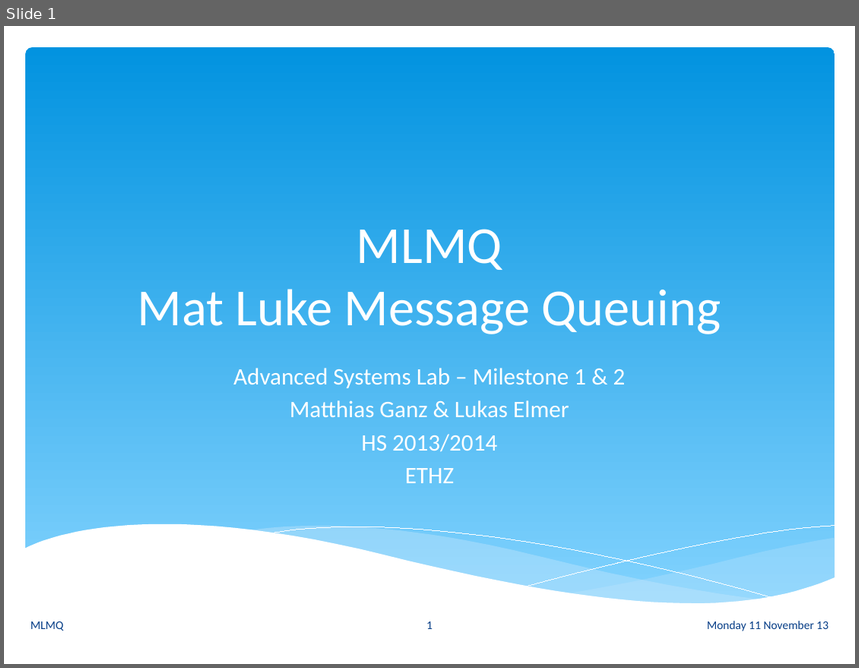
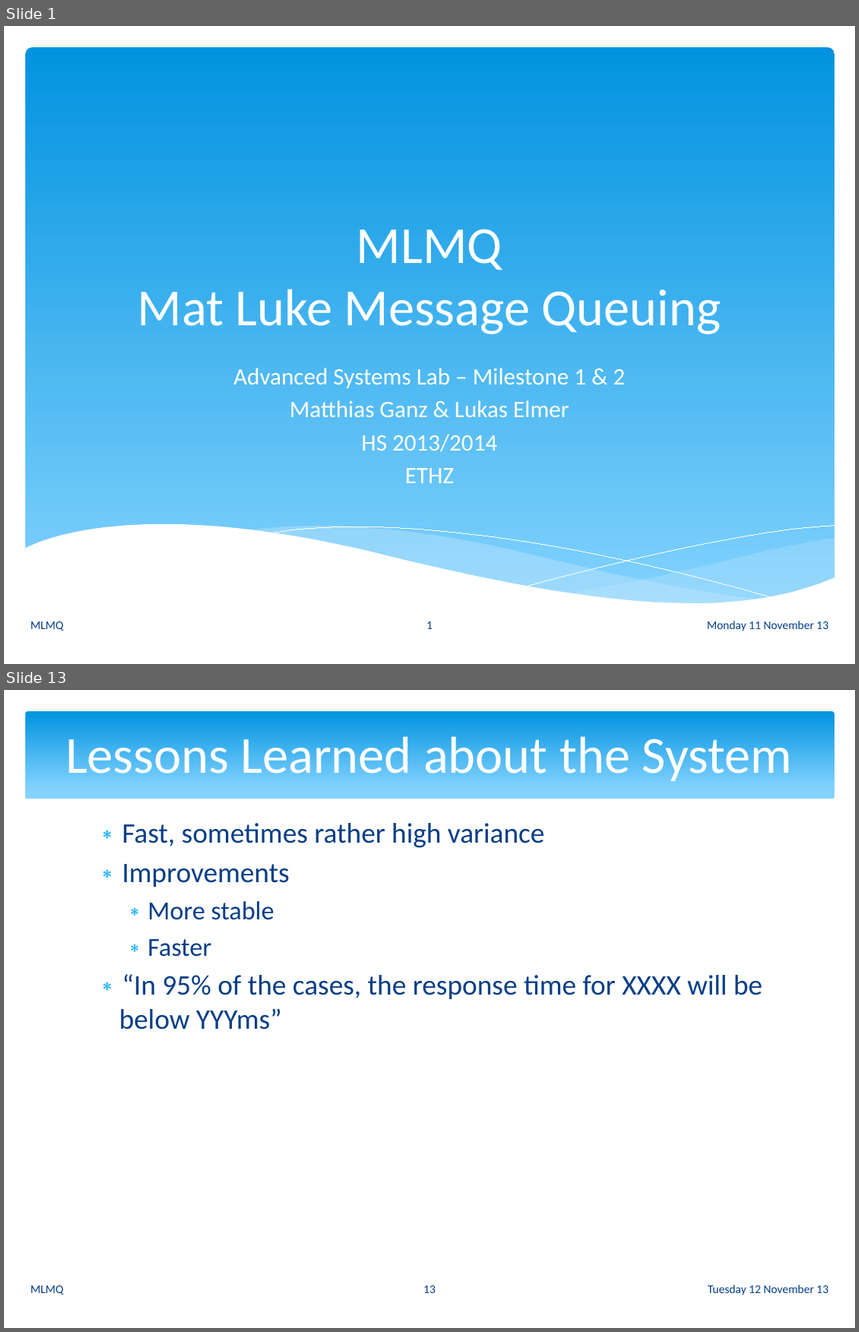
Before and after one commit to ganzm/AdvancedSystemsLab2013, a slide deck: doc/presentations/03 Milestone Presentation/mlmq.pptx. Shown one above the other, each under a label of ours: slide 1 before the commit, slides 1 and 13 after it; the slides between them are not shown. The pictures are 859x668 and 859x1332 pixels, drawn with LibreOffice and Linux fonts; fonts in the diff are those of the drawing. Boxes give left, top, right and bottom in pixels: in the first picture for what was removed or moved away, otherwise in the second. Text is boxed around its words. In the diff, an @@ line names an element or a change of style, - is before the commit and + after.

```diff
--- a/doc/presentations/03 Milestone Presentation/mlmq.pptx
+++ b/doc/presentations/03 Milestone Presentation/mlmq.pptx
@@ slide 13 added at <box>4,690,855,1328</box>, background #FFFFFF @@
@@ rounded rectangle added at <box>25,711,835,798</box>, fill gradient #0293E0 to #83D3FE @@
@@ title added at <box>66,730,793,781</box>, 44 pt, text #FFFFFF @@
+Lessons Learned about the System
@@ text added at <box>120,823,762,1030</box>, 24 pt, text #073E87 @@
+∗ Fast, sometimes rather high variance
+∗ Improvements
+  ∗ More stable
+  ∗ Faster
+∗ “In 95% of the cases, the response time for XXXX will be below YYYms”
@@ text added at <box>31,1286,63,1295</box>, 10 pt, text #073E87 @@
+MLMQ
@@ page number added at <box>424,1286,436,1293</box>, 10 pt, text #073E87 @@
+13
@@ text added at <box>708,1285,829,1296</box>, 10 pt, text #073E87 @@
+Tuesday 12 November 13
```
Also in this commit, not shown: 2 slides changed, 10 other slides added.
